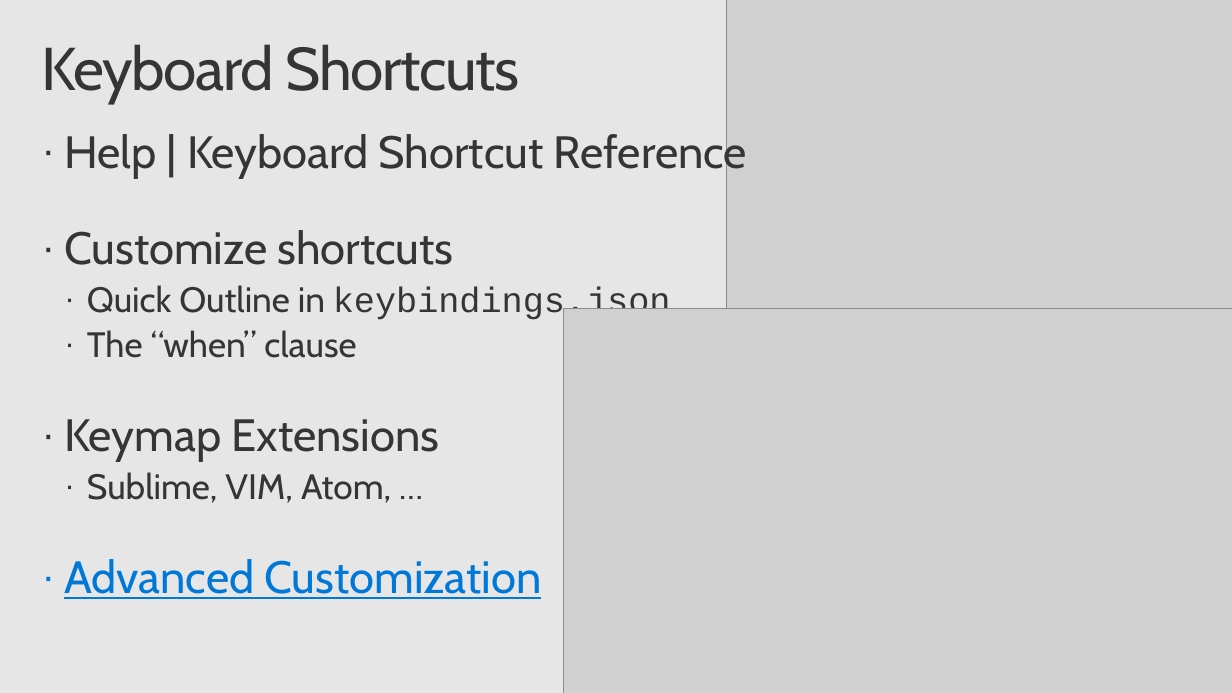
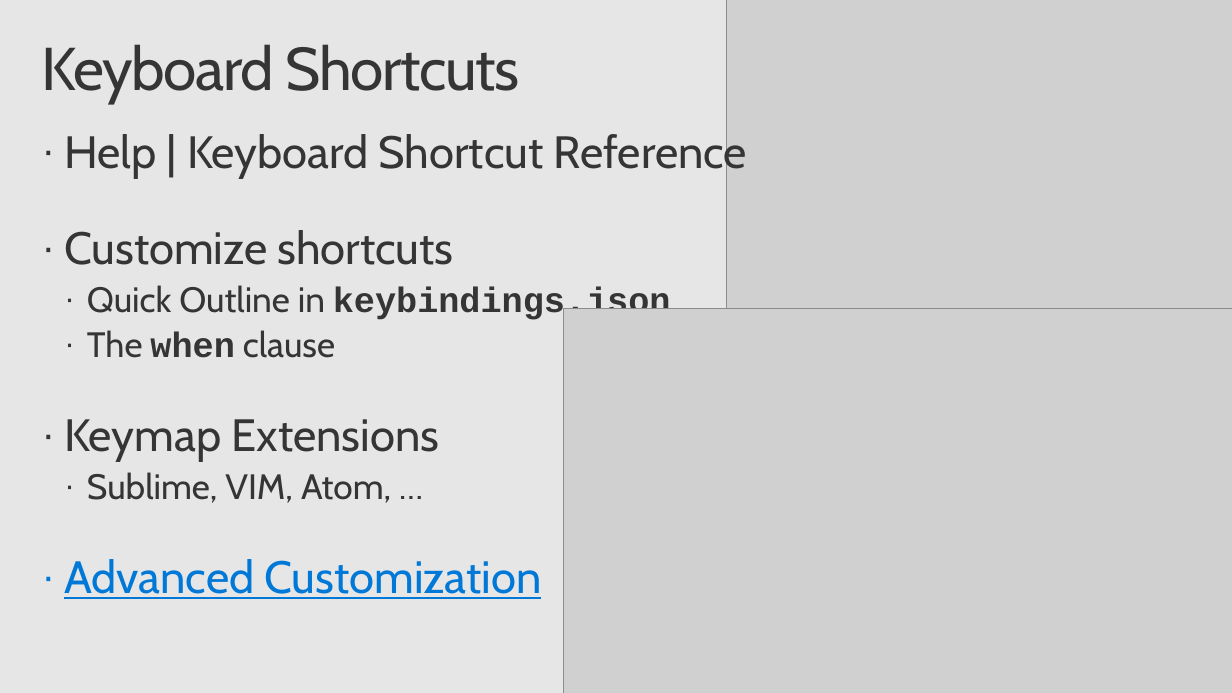
Before and after one commit to chrisdias/ignite2017, a slide deck: slide 6 of BRK3394.chrisdias.vscodetipstricks.pptx. Drawn at 1232x693 pixels with LibreOffice and Linux fonts; fonts in the diff are those of the drawing; grey boxes stand for pictures; background and template pictures are left out. Boxes give left, top, right and bottom in pixels: in the first picture for what was removed or moved away, otherwise in the second. Text is boxed around its words. In the diff, an @@ line names an element or a change of style, - is before the commit and + after.

```diff
--- a/BRK3394.chrisdias.vscodetipstricks.pptx
+++ b/BRK3394.chrisdias.vscodetipstricks.pptx
@@ text at (87,285,671,322): bold on in "keybindings.json" @@
@@ text at (87,330,335,358): text changed @@
-  · The “when” clause
+  · The when clause
```
Also in this commit, not shown: 8 other slides changed, 1 other file.
